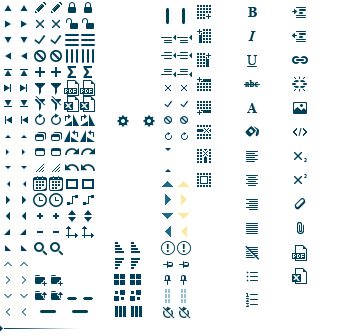
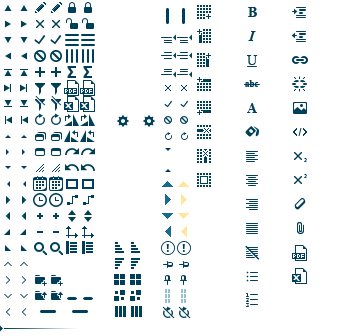
Revision of a layered 340×336 image; what changed, layer by layer:
added layer "sidebar-toggle hover" above "sidebar-toggle" over [82, 241, 93, 254]
added layer "sidebar-toggle" above "dimension hover" over [66, 241, 77, 254]
